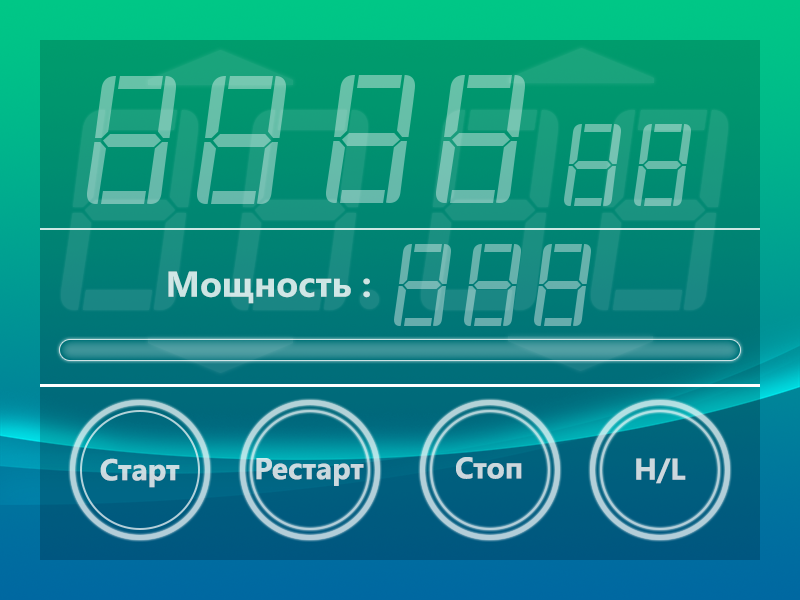
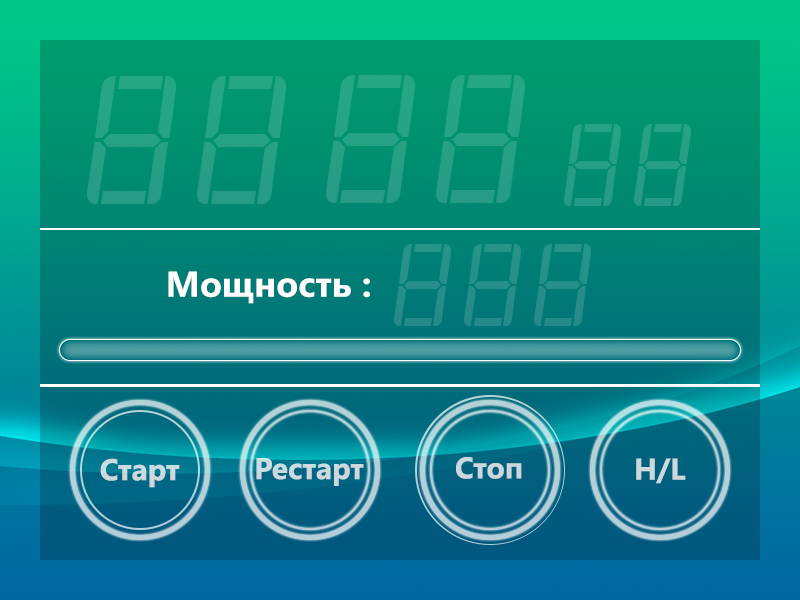
The second 800 × 600 image is a revision of the first. Changes to its layers:
hid group "Setup" (49 layers), opacity 20% → 100% over [50, 45, 750, 376]
"Segments4": opacity 50% → 15% over [580, 108, 750, 320]
"Segments3": opacity 50% → 15% over [410, 100, 580, 320]
"Segments2": opacity 50% → 15% over [220, 100, 390, 312]
"Segments1": opacity 50% → 15% over [50, 100, 220, 312]
"Timer Panel": opacity 80% → 100% over [40, 69, 760, 326]
"Segments white" (1st of 9, in "Timer Panel" › "Segments9"): opacity 50% → 15% over [530, 240, 600, 326]
"Segments white" (2nd of 9, in "Timer Panel" › "Segments8"): opacity 50% → 15% over [460, 240, 530, 326]
"Segments white" (3rd of 9, in "Timer Panel" › "Segments7"): opacity 50% → 15% over [394, 240, 460, 326]
"Segments white" (4th of 9, in "Timer Panel" › "Segments6"): opacity 50% → 15% over [630, 120, 700, 210]
"Segments white" (5th of 9, in "Timer Panel" › "Segments5"): opacity 50% → 15% over [564, 120, 630, 210]
"Segments white" (6th of 9, in "Timer Panel" › "Segments 4"): opacity 50% → 15% over [431, 69, 539, 209]
"Segments white" (7th of 9, in "Timer Panel" › "Segments 3"): opacity 50% → 15% over [319, 75, 415, 209]
"Segments white" (8th of 9, in "Timer Panel" › "Segments 2"): opacity 50% → 15% over [190, 70, 300, 210]
"Segments white" (9th of 9, in "Timer Panel" › "Segments 1"): opacity 50% → 15% over [80, 70, 190, 210]
